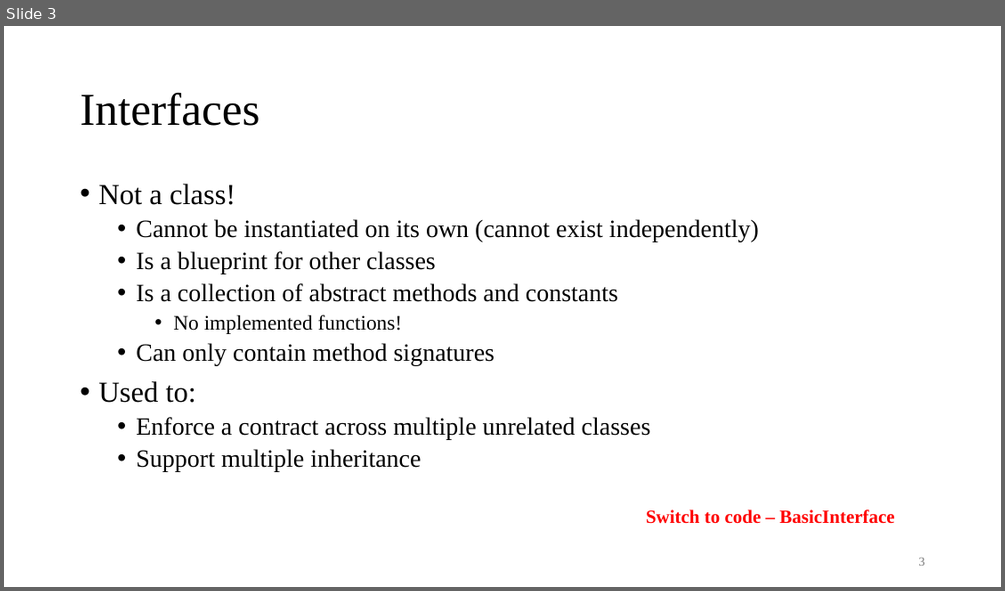
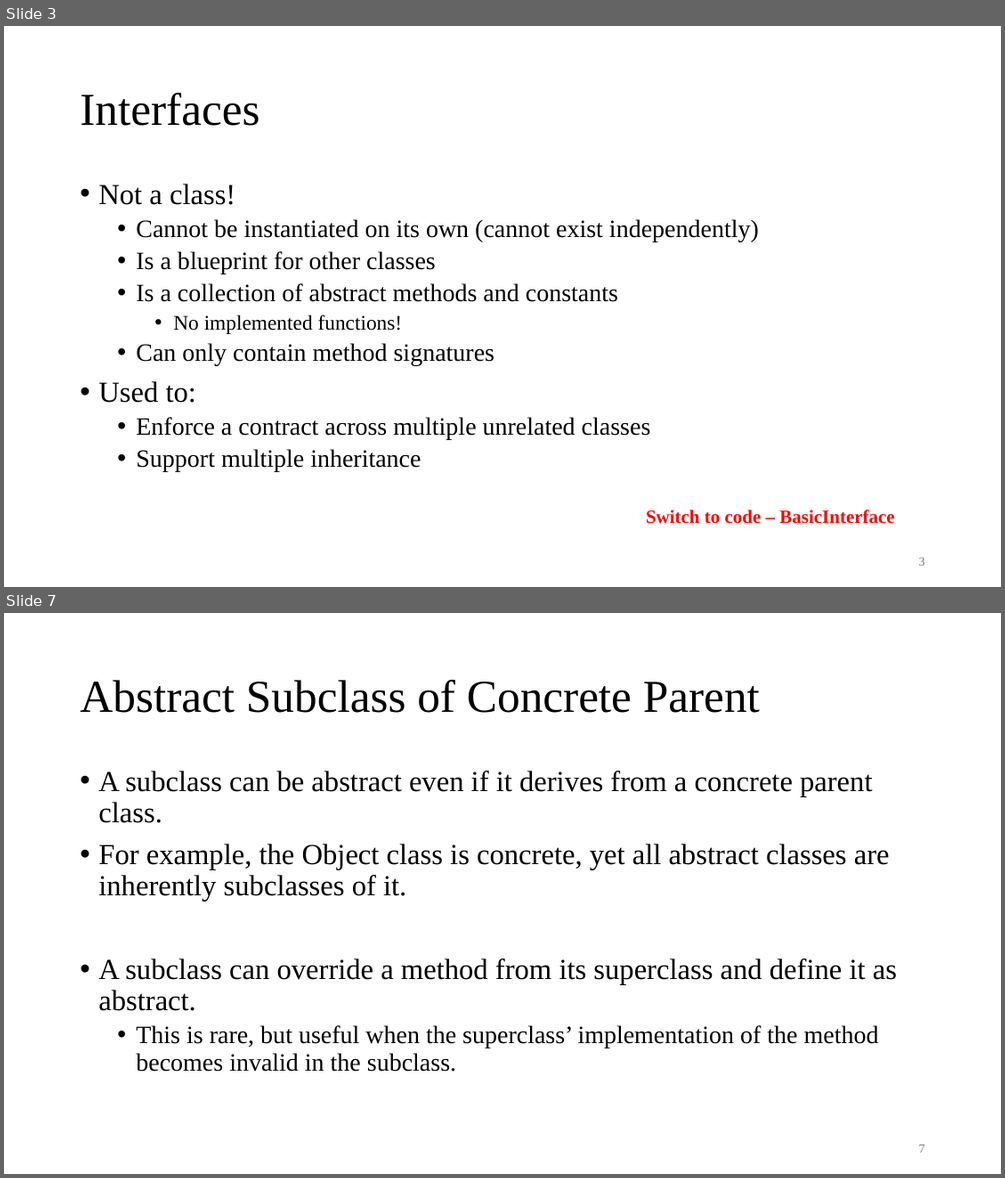
Before and after one commit to AughdonBreslin/CS501IntroToJava, a slide deck: Lectures/12_Abstract_Classes_&_Interfaces.pptx. Shown one above the other, each under a label of ours: slide 3 before the commit, slides 3 and 7 after it; the slides between them are not shown. The pictures are 1005x591 and 1005x1178 pixels, drawn with LibreOffice and Linux fonts; fonts in the diff are those of the drawing. Boxes give left, top, right and bottom in pixels: in the first picture for what was removed or moved away, otherwise in the second. Text is boxed around its words. In the diff, an @@ line names an element or a change of style, - is before the commit and + after.

```diff
--- a/Lectures/12_Abstract_Classes_&_Interfaces.pptx
+++ b/Lectures/12_Abstract_Classes_&_Interfaces.pptx
@@ slide 7 added at bbox=[4, 613, 1001, 1174], background #FFFFFF @@
@@ title added at bbox=[80, 680, 760, 713], 44 pt, text #000000 @@
+Abstract Subclass of Concrete Parent
@@ text added at bbox=[98, 771, 897, 1071], 28 pt, text #000000 @@
+• A subclass can be abstract even if it derives from a concrete parent class.
+• For example, the Object class is concrete, yet all abstract classes are inherently subclasses of it.
+• A subclass can override a method from its superclass and define it as abstract.
+  • This is rare, but useful when the superclass’ implementation of the method becomes invalid in the subclass.
@@ page number added at bbox=[919, 1144, 925, 1152], 12 pt, text #797979 @@
+7
```
Also in this commit, not shown: 23 other slides added, 23 other files.
